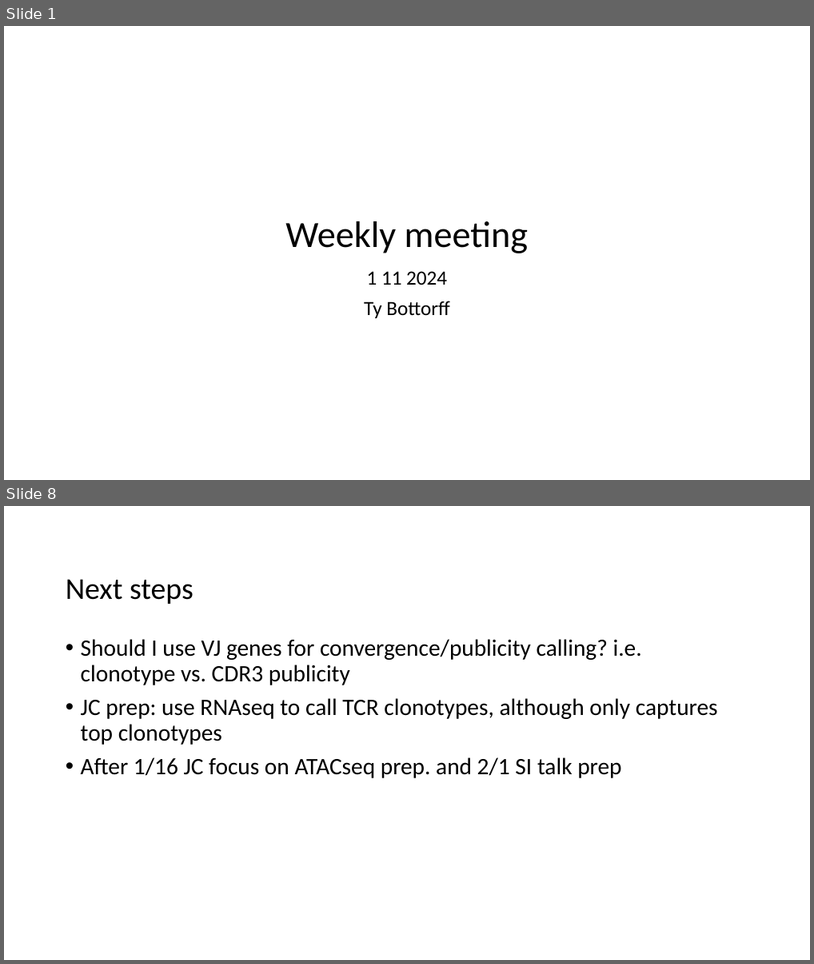
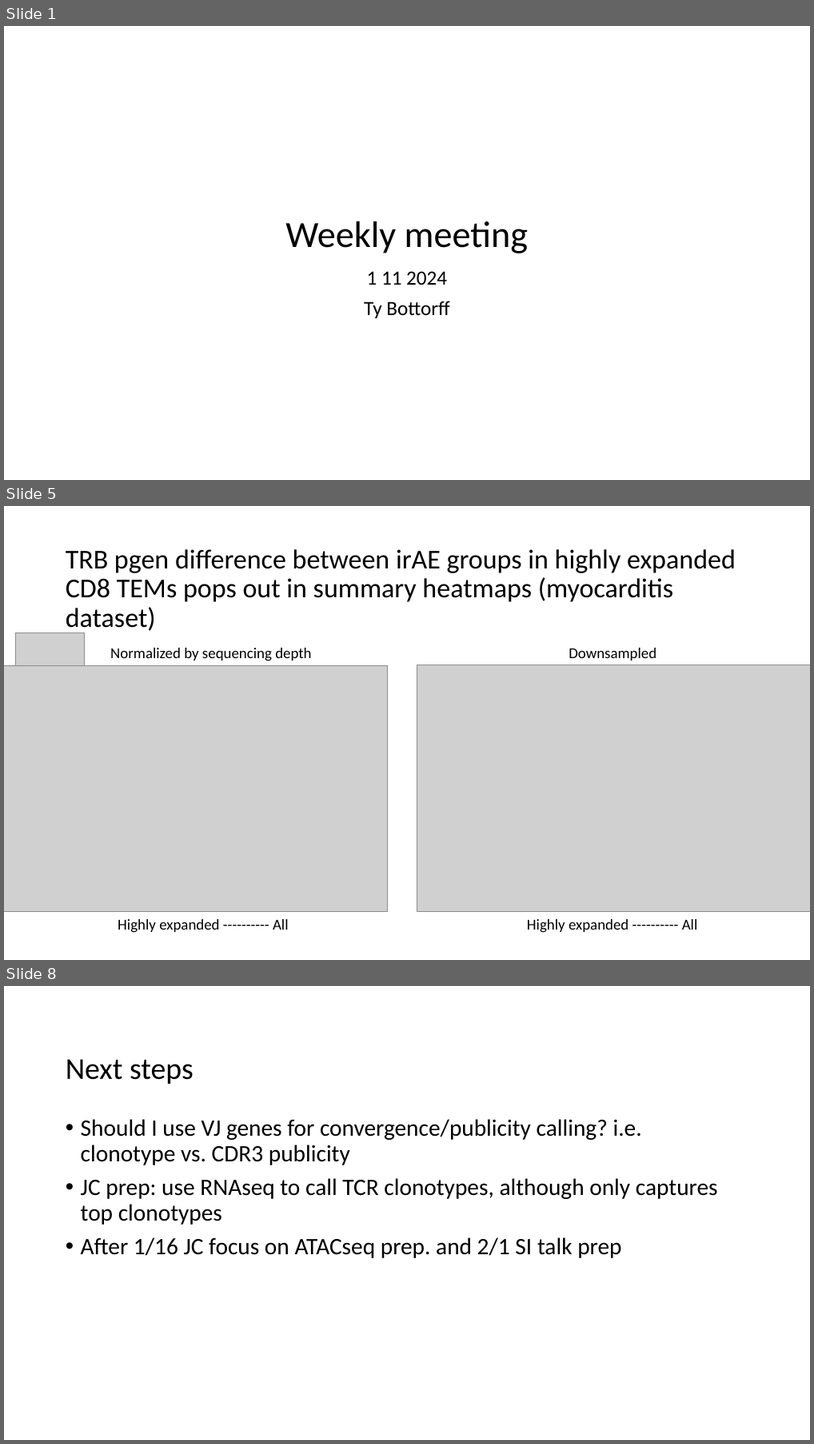
Before and after one commit to tybottorff/bottorffdocs, a slide deck: linsley_postdoc/presentations/weekly_meetings/1_11_24.pptx. Shown one above the other, each under a label of ours: slides 1 and 8 before the commit, slides 1, 5 and 8 after it; the slides between them are not shown. The pictures are 814x964 and 814x1444 pixels, drawn with LibreOffice and Linux fonts; fonts in the diff are those of the drawing; grey boxes stand for pictures. Boxes give left, top, right and bottom in pixels: in the first picture for what was removed or moved away, otherwise in the second. Text is boxed around its words. In the diff, an @@ line names an element or a change of style, - is before the commit and + after.

```diff
--- a/linsley_postdoc/presentations/weekly_meetings/1_11_24.pptx
+++ b/linsley_postdoc/presentations/weekly_meetings/1_11_24.pptx
@@ slide 5 added at (x1=4, y1=506, x2=810, y2=960), background #FFFFFF @@
@@ title added at (x1=66, y1=549, x2=736, y2=634), 32.4 pt, text #000000 @@
+TRB pgen difference between irAE groups in highly expanded CD8 TEMs pops out in summary heatmaps (myocarditis dataset)
@@ picture added at (x1=15, y1=633, x2=85, y2=676) @@
@@ text added at (x1=110, y1=648, x2=311, y2=661), 18 pt, text #000000 @@
+Normalized by sequencing depth
@@ text added at (x1=569, y1=648, x2=657, y2=660), 18 pt, text #000000 @@
+Downsampled
@@ picture added at (x1=4, y1=665, x2=388, y2=912) @@
@@ picture added at (x1=417, y1=665, x2=810, y2=912) @@
@@ text added at (x1=118, y1=919, x2=289, y2=932), 18 pt, text #000000 @@
+Highly expanded ---------- All
@@ text added at (x1=527, y1=919, x2=698, y2=932), 18 pt, text #000000 @@
+Highly expanded ---------- All
```
Also in this commit, not shown: 1 slide changed, 5 other slides added, 5 slides removed.
